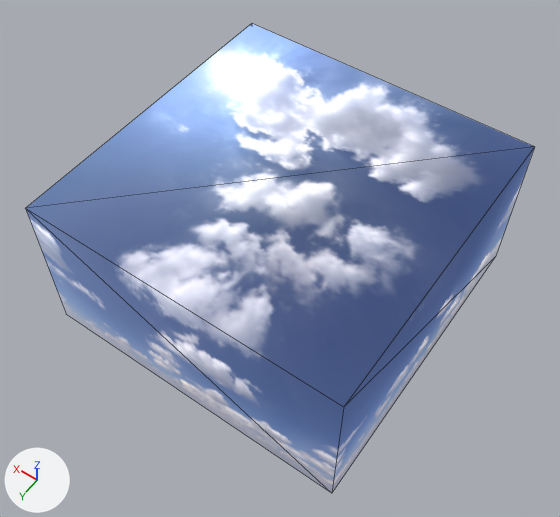
Before and after pictures for a commit that changed the glTF model mesh/floor and ceiling.gltf.
The view is the same before and after, from a camera (50 mm lens) standing at (-169.0, 245.0, 408.0) and looking at (-5.0, 16.0, 47.0). Arrows for +X, +Y and +Z are at lower left; the lights stay in place. Mesh edges are drawn as thin lines. Where no turn or scale is listed for an object, it has been applied to the vertices.

Before the edit, the objects in view are built like this:
```python
mat_sky_sphere = bpy.data.materials.new('sky sphere')
mat_sky_sphere.use_nodes = True; mat_sky_sphere.node_tree.nodes.clear()
_N = mat_sky_sphere.node_tree.nodes; _L = mat_sky_sphere.node_tree.links
n0 = _N.new('ShaderNodeBsdfPrincipled'); n0.name = 'Principled BSDF'
n0.inputs[0].default_value = (0.0, 0.0, 0.0, 1.0)  # 'Base Color', black #000000
n0.inputs[1].default_value = 1.0  # 'Metallic'
n0.inputs[2].default_value = 1.0  # 'Roughness'
n0.inputs[28].default_value = 1.0  # 'Emission Strength'
n1 = _N.new('ShaderNodeOutputMaterial'); n1.name = 'Material Output'
n2 = _N.new('ShaderNodeTexImage'); n2.name = 'Image Texture'
n2.image = img_sky
_L.new(n0.outputs[0], n1.inputs[0])  # 'BSDF' to 'Surface'
_L.new(n2.outputs[0], n0.inputs[27])  # 'Color' to 'Emission Color'
me_cube_040 = bpy.data.meshes.new('Cube.040')
me_cube_040.from_pydata(...)  # 8 vertices, 10 faces; spans x -100.0..100.0, y -100.0..100.0, z 0.0..100.0
me_cube_040.materials.append(mat_sky_sphere)
ob_sky_cube = bpy.data.objects.new('sky cube', me_cube_040)
ob_sky_cube.location = (0.0, 0.0, 0.0)
```
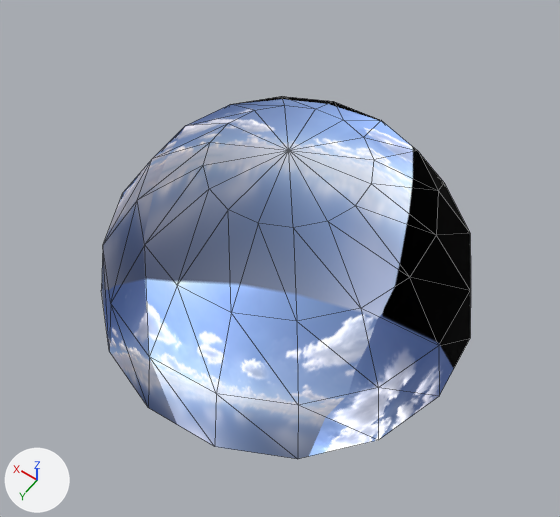
Location of each change, [x1, y1, x2, y2] in pixels of the pictures (560 x 517 px):
'sky cube', deleted: before [26, 24, 534, 493]
'Sphere', added: after [101, 96, 471, 459]

Patch to the scene script:
```diff
--- a/mesh/floor and ceiling.gltf.py
+++ b/mesh/floor and ceiling.gltf.py
@@ mat_sky_sphere @@
 n2 = _N.new('ShaderNodeTexImage'); n2.name = 'Image Texture'
 n2.image = img_sky
+n2.extension = 'EXTEND'
 _L.new(n0.outputs[0], n1.inputs[0])  # 'BSDF' to 'Surface'
@@ me_sphere_001 @@
+me_sphere_001.from_pydata(...)  # 65 vertices, 112 faces; spans x -119.0..119.0, y -119.0..119.0, z 0.0..120.0
+me_sphere_001.materials.append(mat_sky_sphere)
@@ ob_sky_cube @@
-ob_sky_cube = bpy.data.objects.new('sky cube', me_cube_040)
-ob_sky_cube.location = (0.0, 0.0, 0.0)
@@ ob_sphere @@
+ob_sphere = bpy.data.objects.new('Sphere', me_sphere_001)
+ob_sphere.location = (0.0, 0.0, 0.0)
```
